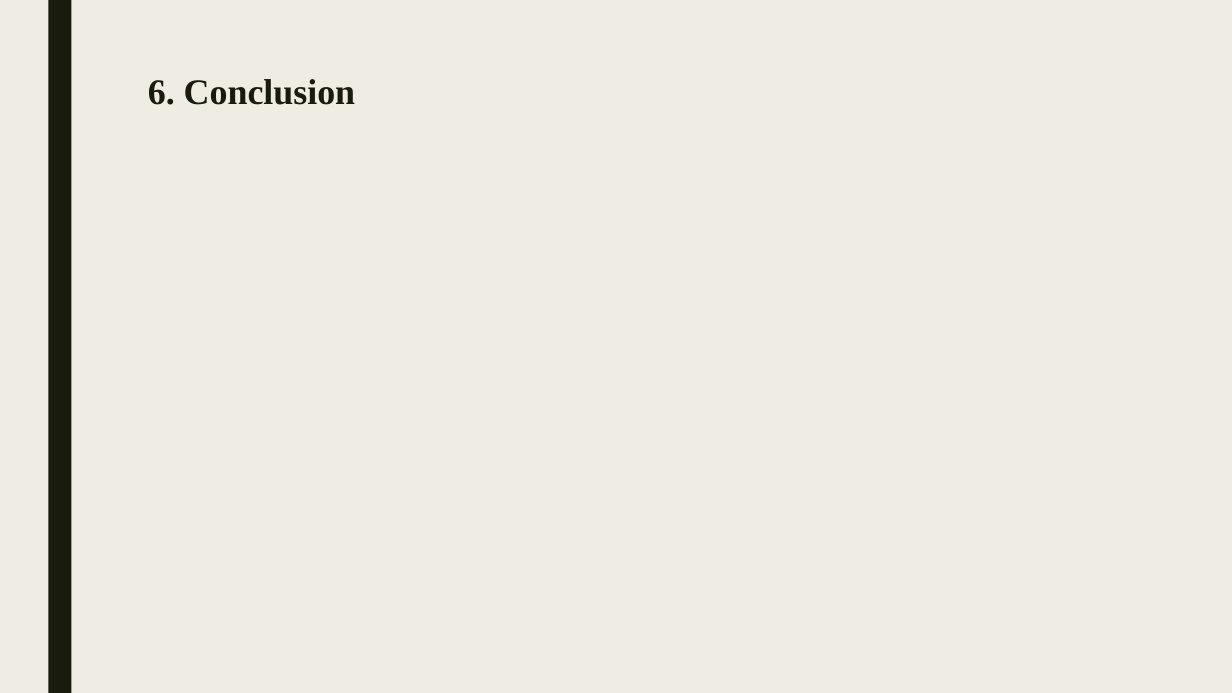
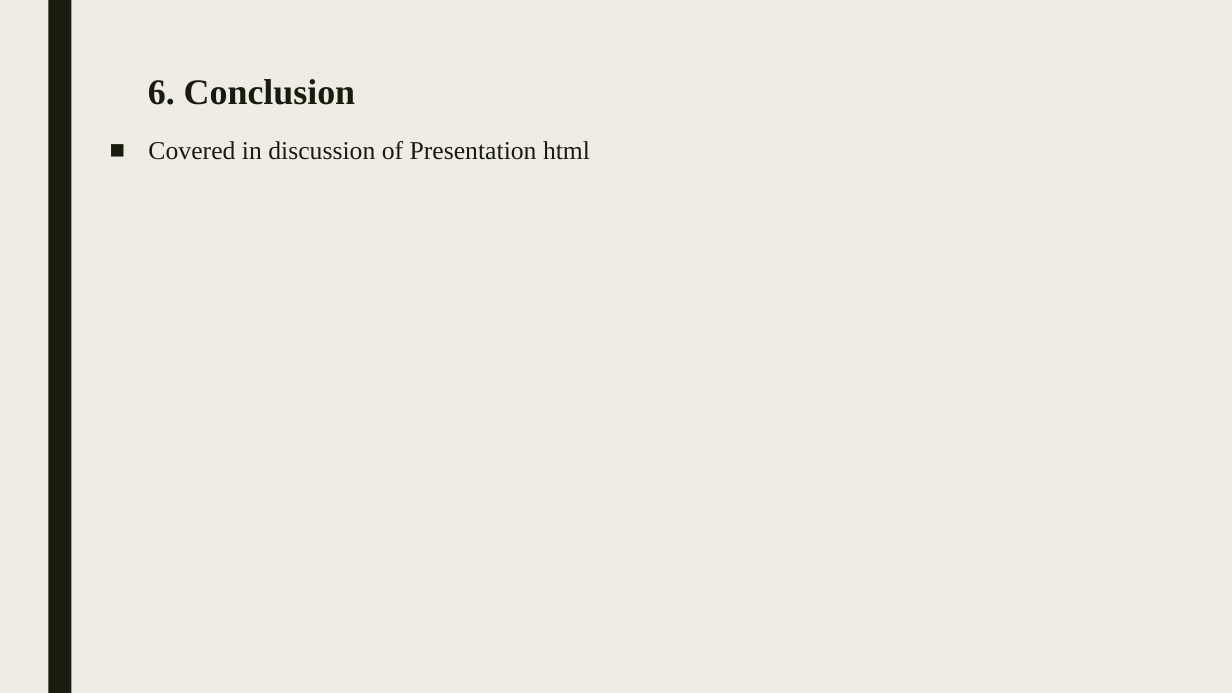
Before and after one commit to godseykj/ComputingProject-MATH6570, a slide deck: slide 18 of NormalityTests.pptx. Drawn at 1232x693 pixels with LibreOffice and Linux fonts; fonts in the diff are those of the drawing. Boxes give left, top, right and bottom in pixels: in the first picture for what was removed or moved away, otherwise in the second. Text is boxed around its words. In the diff, an @@ line names an element or a change of style, - is before the commit and + after.

```diff
--- a/NormalityTests.pptx
+++ b/NormalityTests.pptx
@@ text added at [148, 141, 590, 160], 20 pt, text #191B0E @@
+■ Covered in discussion of Presentation html
```
Also in this commit, not shown: 6 other slides changed.
